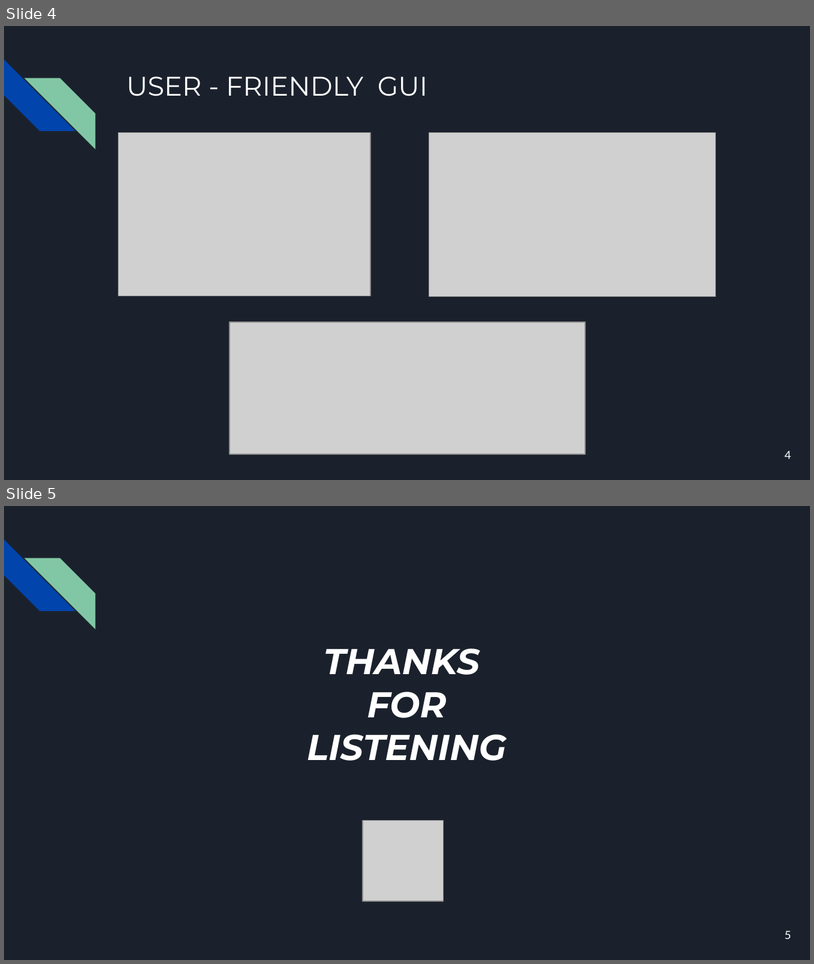
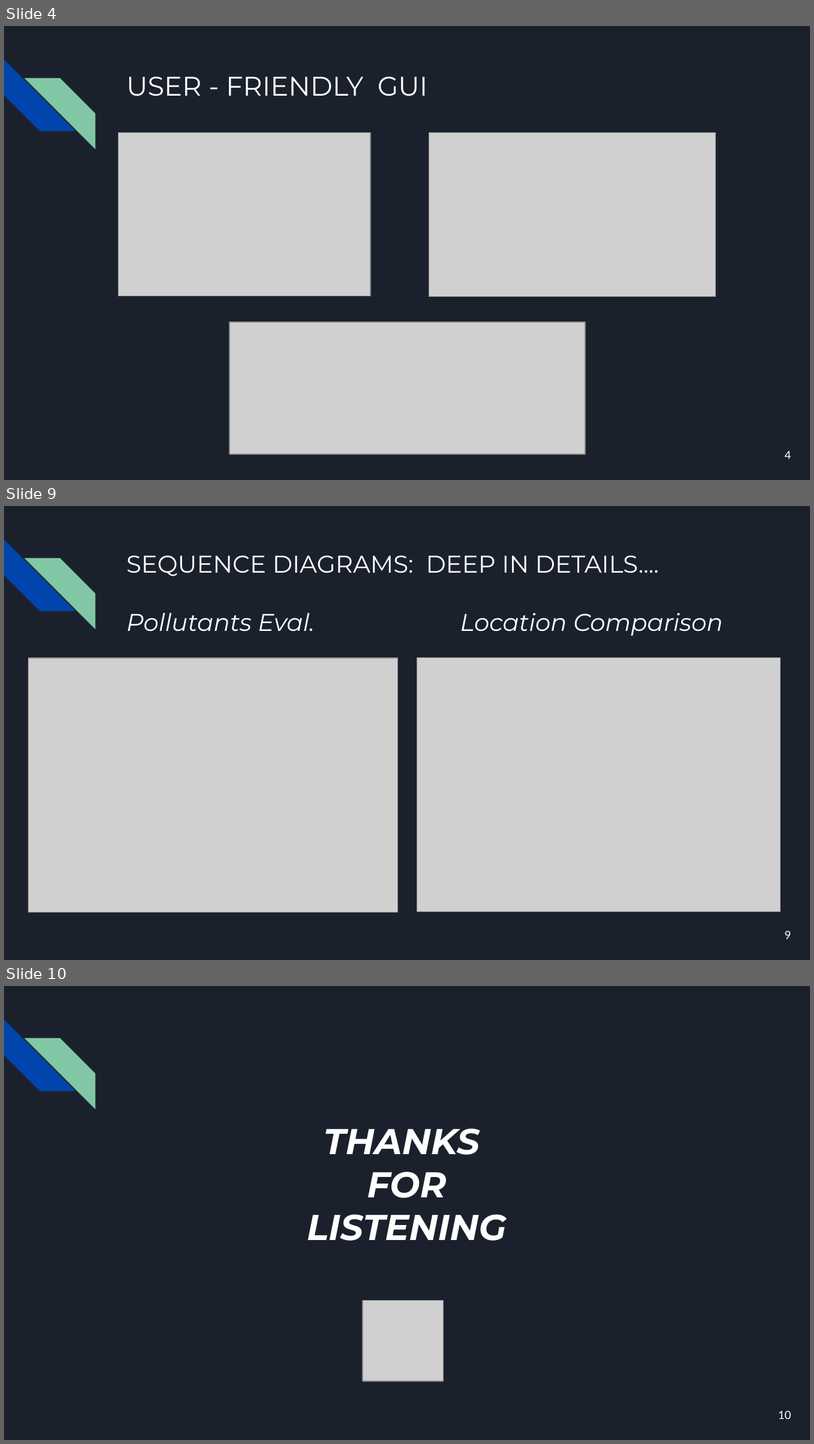
Before and after one commit to GianC0/IST-SOE, a slide deck: presentation.pptx. Shown one above the other, each under a label of ours: slides 4 and 5 before the commit, slides 4, 9 and 10 after it; the slides between them are not shown. The pictures are 814x964 and 814x1444 pixels, drawn with LibreOffice and Linux fonts; fonts in the diff are those of the drawing; grey boxes stand for pictures. Boxes give left, top, right and bottom in pixels: in the first picture for what was removed or moved away, otherwise in the second. Text is boxed around its words. In the diff, an @@ line names an element or a change of style, - is before the commit and + after.

```diff
--- a/presentation.pptx
+++ b/presentation.pptx
@@ slide 9 added at (4, 506, 810, 960), background #1B212C; not listed: 2 template elements that a slide beside it also shows @@
@@ title added at (126, 555, 723, 636), 21.6 pt, text #FFFFFF @@
+SEQUENCE DIAGRAMS: DEEP IN DETAILS....
+Pollutants Eval. Location Comparison
@@ picture added at (28, 658, 398, 912) @@
@@ picture added at (417, 658, 780, 912) @@
@@ page number added at (785, 930, 792, 939), 10 pt, text #FFFFFF @@
+9
@@ what was slide 5 is now slide 10 @@
@@ page number at (779, 1410, 792, 1419): text changed @@
-5
+10
```
Also in this commit, not shown: 2 slides changed, 4 other slides added.
